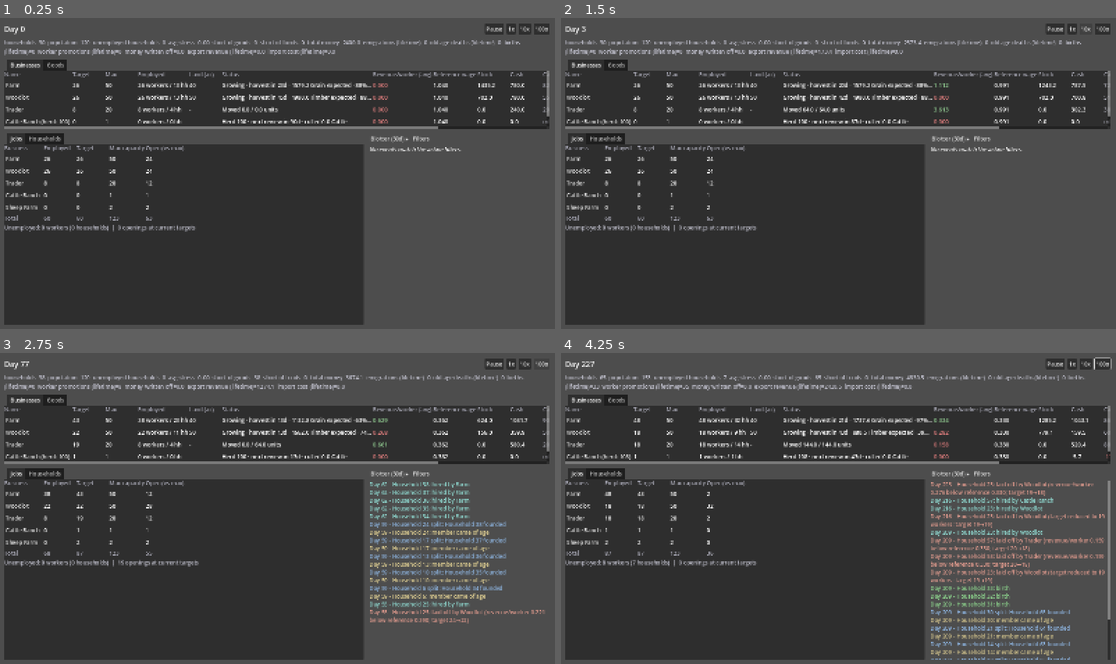
Above: before the commit, frames 1-4 (two rows, left to right).
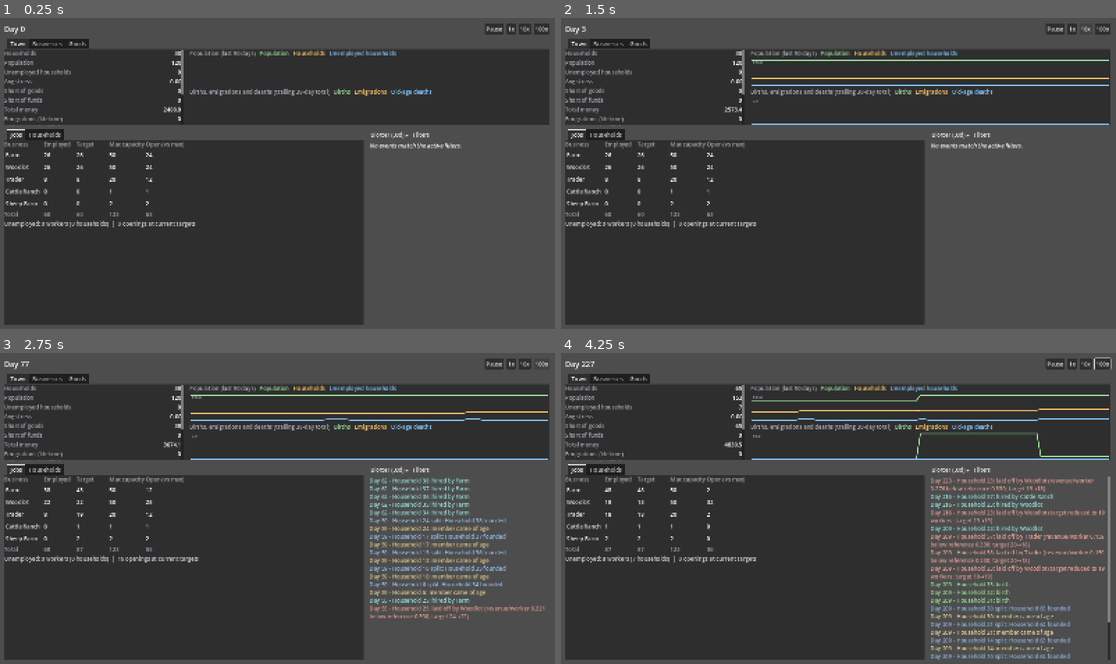
Above: after the commit, the same moments.

Repository: forsman5/sitka
Game: Godot game, scene res://scenes/sim/he_dashboard.tscn
Two runs of this game, one before a commit and one after it. Both use one fixed random seed, a clock stepped at 60 frames per second and the inputs below. This scene is started directly instead of the project's main scene.
Inputs (mouse positions are in pixels of both pictures, inside the frame that each line leads up to):
- Up to frame 1 (0.25 s): no input
- Up to frame 2 (1.5 s): click "1x" at 0.5 s; click "10x" at 1.25 s
- Up to frame 3 (2.75 s): click "100x" at 2 s
- Up to frame 4 (4.25 s): tap Enter at 2.75 s; move the mouse to (960, 492) at 2.77 s; hold Right (ui_right) 2.78-3.5 s; hold Q 2.78-3.5 s; click (960, 492) at 2.92 s; drag from (727, 524) to (810, 570) at 3.52 s

The runs differ from the first frame. In frame 1, 15% of the frame differs, in the area x 0-99%, y 6-69%; in frame 2, 16%; in frame 3, 22%; in frame 4, 24%, in the area x 0-99%, y 6-99%.

Commit message:
Add Town tab with population and vital-event charts to household economy
Moves the top-line city stats into a new index-0 Town tab beside
Businesses and Goods, and adds two hoverable sparkline charts: population,
households and unemployed households over 90 days, and a trailing 30-day
total of births, emigrations and old-age deaths. The daily record now also
stores household and unemployed-household counts.

Co-Authored-By: Claude Sonnet 5.5 <noreply@anthropic.com>

Diff:
--- a/scripts/sim/household_economy/he_dashboard.gd
+++ b/scripts/sim/household_economy/he_dashboard.gd
@@ -44,6 +44,40 @@
 		],
 	},
 ]
+## Town tab read-outs: [label, city-summary key, format].
+const TOWN_STATS := [
+	["Households", "household_count", "%d"],
+	["Population", "population", "%d"],
+	["Unemployed households", "unemployed_household_count", "%d"],
+	["Avg stress", "avg_food_stress", "%.2f"],
+	["Short of goods", "households_short_of_goods", "%d"],
+	["Short of funds", "households_short_of_funds", "%d"],
+	["Total money", "total_money", "%.1f"],
+	["Emigrations (lifetime)", "emigrations_total", "%d"],
+	["Old age deaths (lifetime)", "old_age_deaths_total", "%d"],
+	["Births (lifetime)", "births_total", "%d"],
+	["Worker promotions (lifetime)", "worker_promotions_total", "%d"],
+	["Money written off", "money_written_off_total", "%.1f"],
+	["Export revenue (lifetime)", "export_revenue_total", "%.1f"],
+	["Import cost (lifetime)", "import_cost_total", "%.1f"],
+]
+const TOWN_CHART_DAYS := 90
+## Births, emigrations and deaths are evaluated monthly, so the daily record is
+## mostly zeros with a spike every 30 days; the flow chart plots a trailing
+## sum over this many days instead so the lines are readable.
+const TOWN_FLOW_WINDOW_DAYS := 30
+## [series name, daily-record key]
+const TOWN_POPULATION_SERIES := [
+	["Population", "population"],
+	["Households", "households"],
+	["Unemployed households", "unemployed_households"],
+]
+const TOWN_FLOW_SERIES := [
+	["Births", "births"],
+	["Emigrations", "emigrations"],
+	["Old-age deaths", "old_age_deaths"],
+]
+
 const BLOTTER_FILTERS := [
 	{"type": "birth", "label": "Births"},
 	{"type": "emigrate", "label": "Starvation emigration"},
@@ -64,7 +98,9 @@
 var _day_accumulator: float = 0.0
 
 var _day_label: Label
-var _city_stats_label: Label
+var _town_stat_labels: Dictionary = {} # city-summary key -> Label
+var _town_population_chart: HESparkline
+var _town_flow_chart: HESparkline
 var _market_grid: GridContainer
 var _market_labels: Dictionary = {} # commodity_name -> {"price","offered","funded","traded"}
 var _known_market_commodities: Array = [] # rebuild trigger -- see _refresh()
@@ -231,17 +267,14 @@
 	top_bar.add_child(_make_speed_button("10x", 10.0))
 	top_bar.add_child(_make_speed_button("100x", 100.0))
 
-	_city_stats_label = Label.new()
-	_city_stats_label.autowrap_mode = TextServer.AUTOWRAP_WORD_SMART
-	_city_stats_label.add_theme_color_override("font_color", Color(0.75, 0.75, 0.8))
-	vbox.add_child(_city_stats_label)
-
-	# Businesses and Goods share one fixed-height tabbed area. Stacked, the
+	# Town, Businesses and Goods share one fixed-height tabbed area. Stacked, the
 	# business list grew with every new business and crowded out the
 	# households/detail row below; each tab scrolls internally instead.
 	var top_tabs := TabContainer.new()
-	top_tabs.custom_minimum_size = Vector2(0, 200)
+	top_tabs.custom_minimum_size = Vector2(0, 250)
 	vbox.add_child(top_tabs)
+
+	_build_town_tab(top_tabs)
 
 	var business_scroll := ScrollContainer.new()
 	business_scroll.name = "Businesses"
@@ -588,6 +621,87 @@
 
 	_rebuild_business_rows()
 	_rebuild_household_rows()
+
+## Town tab (index 0): the city-wide indicators on the left, and two charts on
+## the right -- population levels, and births/emigrations/deaths.
+func _build_town_tab(top_tabs: TabContainer) -> void:
+	var row := HBoxContainer.new()
+	row.name = "Town"
+	row.add_theme_constant_override("separation", 16)
+	top_tabs.add_child(row)
+
+	var stats_scroll := ScrollContainer.new()
+	stats_scroll.size_flags_horizontal = Control.SIZE_EXPAND_FILL
+	stats_scroll.size_flags_stretch_ratio = 1.0
+	stats_scroll.horizontal_scroll_mode = ScrollContainer.SCROLL_MODE_DISABLED
+	row.add_child(stats_scroll)
+	var stats_grid := GridContainer.new()
+	stats_grid.columns = 2
+	stats_grid.size_flags_horizontal = Control.SIZE_EXPAND_FILL
+	stats_scroll.add_child(stats_grid)
+	for stat in TOWN_STATS:
+		var name_label := Label.new()
+		name_label.text = stat[0]
+		name_label.add_theme_color_override("font_color", Color(0.65, 0.65, 0.7))
+		name_label.size_flags_horizontal = Control.SIZE_EXPAND_FILL
+		stats_grid.add_child(name_label)
+		var value_label := Label.new()
+		value_label.horizontal_alignment = HORIZONTAL_ALIGNMENT_RIGHT
+		stats_grid.add_child(value_label)
+		_town_stat_labels[stat[1]] = value_label
+
+	var charts := VBoxContainer.new()
+	charts.size_flags_horizontal = Control.SIZE_EXPAND_FILL
+	charts.size_flags_stretch_ratio = 2.0
+	row.add_child(charts)
+	_town_population_chart = _add_town_chart(charts, "Population (last %d days)" % TOWN_CHART_DAYS, TOWN_POPULATION_SERIES)
+	_town_flow_chart = _add_town_chart(charts, "Births, emigrations and deaths (trailing %d-day total)" % TOWN_FLOW_WINDOW_DAYS, TOWN_FLOW_SERIES)
+
+## A title row with a color-keyed legend above a hoverable chart.
+func _add_town_chart(parent: Control, title_text: String, series_defs: Array) -> HESparkline:
+	var header := HBoxContainer.new()
+	header.add_theme_constant_override("separation", 12)
+	parent.add_child(header)
+	var title := Label.new()
+	title.text = title_text
+	title.add_theme_color_override("font_color", Color(0.65, 0.65, 0.7))
+	header.add_child(title)
+	for i in series_defs.size():
+		var legend := Label.new()
+		legend.text = series_defs[i][0]
+		legend.add_theme_color_override("font_color", HESparkline.color_for_series(i))
+		header.add_child(legend)
+	var chart := HESparkline.new()
+	chart.custom_minimum_size = Vector2(0, 60)
+	chart.size_flags_vertical = Control.SIZE_EXPAND_FILL
+	chart.show_max_label = true
+	parent.add_child(chart)
+	return chart
+
+func _refresh_town() -> void:
+	var city := _simulation.get_city_summary()
+	for stat in TOWN_STATS:
+		(_town_stat_labels[stat[1]] as Label).text = stat[2] % city[stat[1]]
+	# Extra leading days so the trailing flow sums are full from the first point.
+	var history := _simulation.get_daily_history(TOWN_CHART_DAYS + TOWN_FLOW_WINDOW_DAYS - 1)
+	var shown_from := maxi(0, history.size() - TOWN_CHART_DAYS)
+	var population_series: Array = []
+	for i in TOWN_POPULATION_SERIES.size():
+		var values: Array[float] = []
+		for d in range(shown_from, history.size()):
+			values.append(float(history[d][TOWN_POPULATION_SERIES[i][1]]))
+		population_series.append({"name": TOWN_POPULATION_SERIES[i][0], "values": values, "color": HESparkline.color_for_series(i)})
+	_town_population_chart.set_series(population_series)
+	var flow_series: Array = []
+	for i in TOWN_FLOW_SERIES.size():
+		var values: Array[float] = []
+		for d in range(shown_from, history.size()):
+			var total := 0.0
+			for k in range(maxi(0, d - TOWN_FLOW_WINDOW_DAYS + 1), d + 1):
+				total += float(history[k][TOWN_FLOW_SERIES[i][1]])
+			values.append(total)
+		flow_series.append({"name": TOWN_FLOW_SERIES[i][0], "values": values, "color": HESparkline.color_for_series(i)})
+	_town_flow_chart.set_series(flow_series)
 
 func _make_speed_button(label: String, speed: float) -> Button:
 	var btn := Button.new()
@@ -1533,11 +1647,7 @@
 	var clock := _simulation.get_clock_summary()
 	_day_label.text = _format_day(clock["day"])
 
-	var city := _simulation.get_city_summary()
-	_city_stats_label.text = "households=%d  population=%d  unemployed households=%d  avg stress=%.2f  short of goods=%d  short of funds=%d  total money=%.1f  emigrations (lifetime)=%d  old age deaths (lifetime)=%d  births (lifetime)=%d  worker promotions (lifetime)=%d  money written off=%.1f  export revenue (lifetime)=%.1f  import cost (lifetime)=%.1f" % [
-		city["household_count"], city["population"], city["unemployed_household_count"], city["avg_food_stress"],
-		city["households_short_of_goods"], city["households_short_of_funds"], city["total_money"],
-		city["emigrations_total"], city["old_age_deaths_total"], city["births_total"], city["worker_promotions_total"], city["money_written_off_total"], city["export_revenue_total"], city["import_cost_total"]]
+	_refresh_town()
 
 	var market := _simulation.get_market_summary()
 	var current_market_commodities := market.keys()
--- a/scripts/sim/household_economy/he_simulation.gd
+++ b/scripts/sim/household_economy/he_simulation.gd
@@ -1058,6 +1058,8 @@
 	record["closing_stock"] = _total_stock_snapshot()
 	record["closing_money"] = _total_money()
 	record["population"] = _total_population()
+	record["households"] = households.size()
+	record["unemployed_households"] = _unemployed_household_count()
 	_history.append(record)
 	if _history.size() > HISTORY_MAX_DAYS:
 		_history.pop_front()
@@ -2707,6 +2709,13 @@
 			total += b.balance
 	return total
 
+func _unemployed_household_count() -> int:
+	var total := 0
+	for h in households.values():
+		if not (h as HEHousehold).is_employed():
+			total += 1
+	return total
+
 func _total_population(settlement_id: int = -1) -> int:
 	var total := 0
 	for household_id in households.keys():
